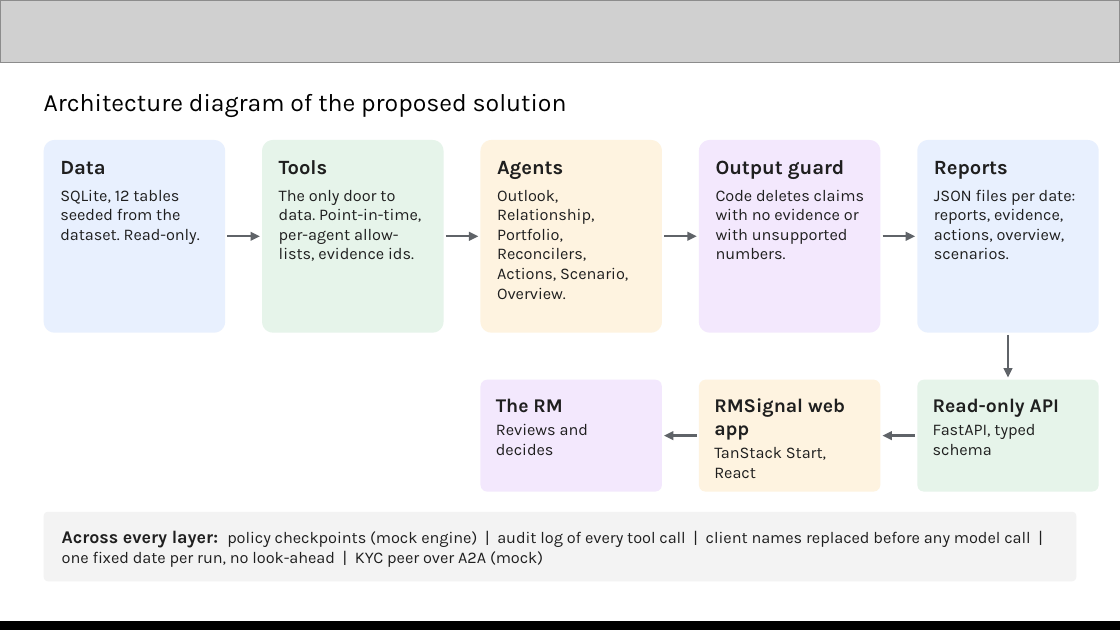
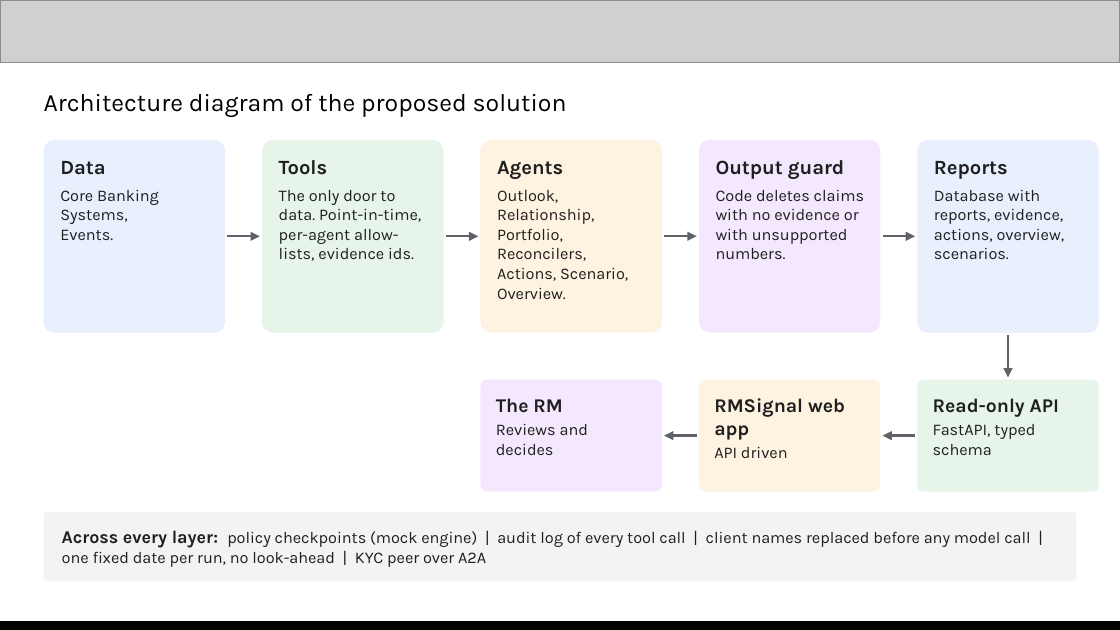
Before and after one commit to webmobix/rmsignal, a slide deck: slide 6 of docs/RMSignal-submission.pptx. Drawn at 1120x630 pixels with LibreOffice and Linux fonts; fonts in the diff are those of the drawing; grey boxes stand for pictures. Boxes give left, top, right and bottom in pixels: in the first picture for what was removed or moved away, otherwise in the second. Text is boxed around its words. In the diff, an @@ line names an element or a change of style, - is before the commit and + after.

```diff
--- a/docs/RMSignal-submission.pptx
+++ b/docs/RMSignal-submission.pptx
@@ text in rounded rectangle at (x1=60, y1=190, x2=159, y2=240): text changed @@
-SQLite, 12 tables seeded from the dataset. Read-only.
+Core Banking Systems,
+Events.
@@ text in rounded rectangle at (x1=934, y1=190, x2=1065, y2=259): text changed @@
-JSON files per date: reports, evidence, actions, overview, scenarios.
+Database with reports, evidence, actions, overview, scenarios.
@@ text in rounded rectangle at (x1=714, y1=447, x2=788, y2=458): text changed @@
-TanStack Start, React
+API driven
@@ text in rounded rectangle at (x1=62, y1=530, x2=1030, y2=567): text changed @@
-Across every layer: policy checkpoints (mock engine) | audit log of every tool call | client names replaced before any model call | one fixed date per run, no look-ahead | KYC peer over A2A (mock)
+Across every layer: policy checkpoints (mock engine) | audit log of every tool call | client names replaced before any model call | one fixed date per run, no look-ahead | KYC peer over A2A
```
Also in this commit, not shown: 5 other slides changed, 5 other files.
